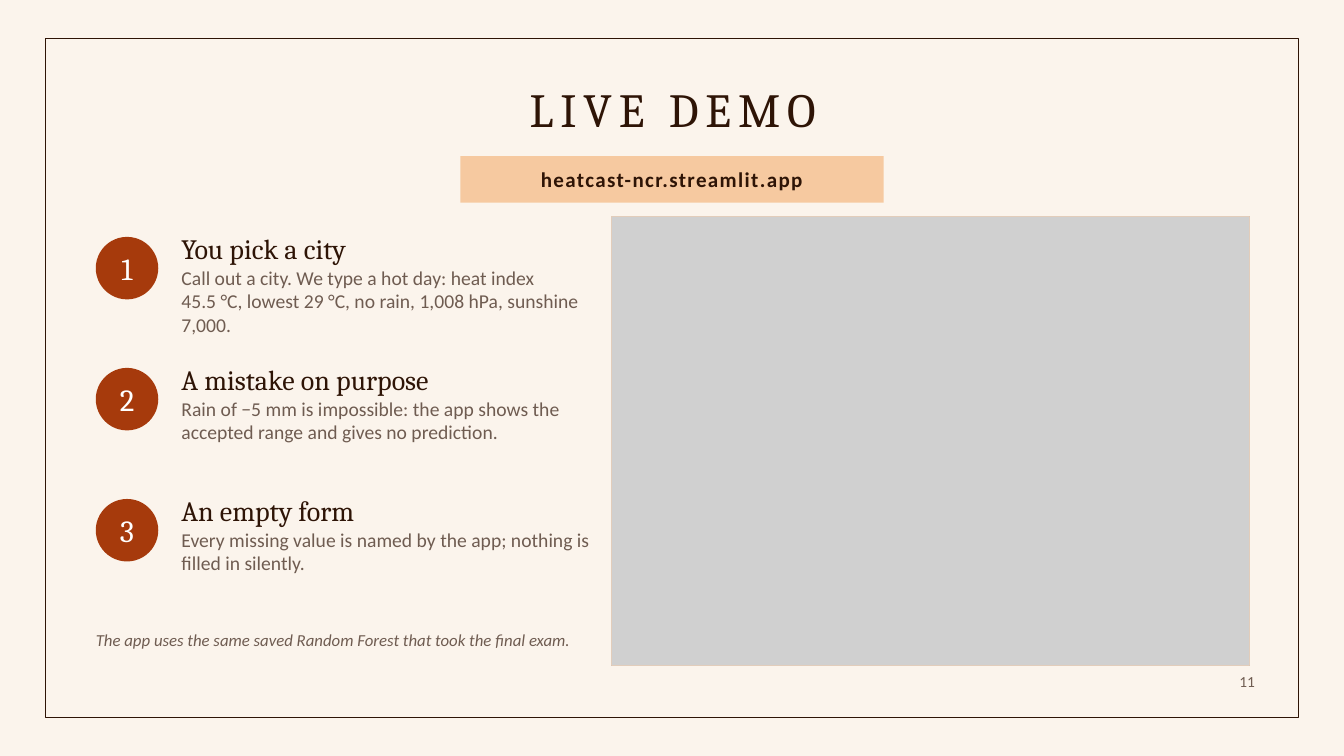
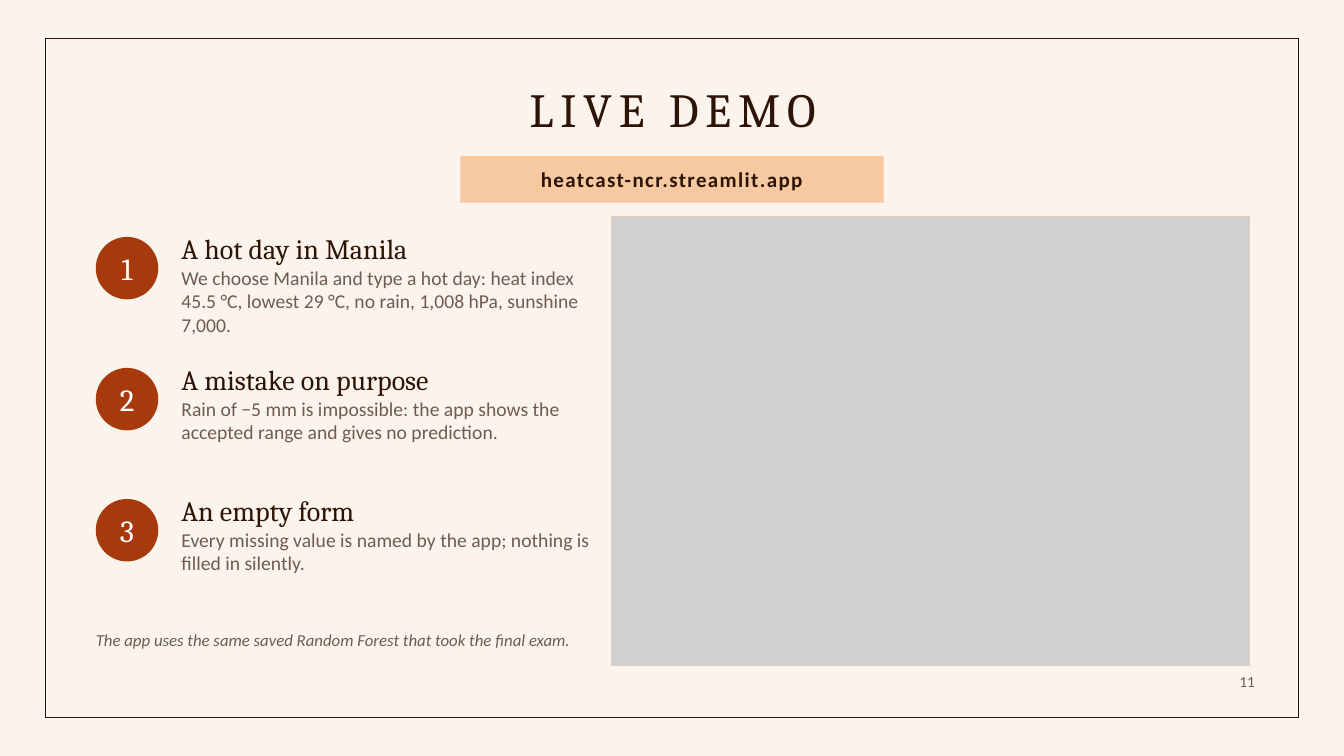
Before and after one commit to keyyum/heatcast-ncr-simple, a slide deck: slide 11 of presentation/HeatCast_NCR_Presentation.pptx. Drawn at 1344x756 pixels with LibreOffice and Linux fonts; fonts in the diff are those of the drawing; grey boxes stand for pictures. Boxes give left, top, right and bottom in pixels: in the first picture for what was removed or moved away, otherwise in the second. Text is boxed around its words. In the diff, an @@ line names an element or a change of style, - is before the commit and + after.

```diff
--- a/presentation/HeatCast_NCR_Presentation.pptx
+++ b/presentation/HeatCast_NCR_Presentation.pptx
@@ text at [181,239,578,334]: text changed @@
-You pick a city
-Call out a city. We type a hot day: heat index 45.5 °C, lowest 29 °C, no rain, 1,008 hPa, sunshine 7,000.
+A hot day in Manila
+We choose Manila and type a hot day: heat index 45.5 °C, lowest 29 °C, no rain, 1,008 hPa, sunshine 7,000.
```
Also in this commit, not shown: 3 other slides changed, 4 other files.
